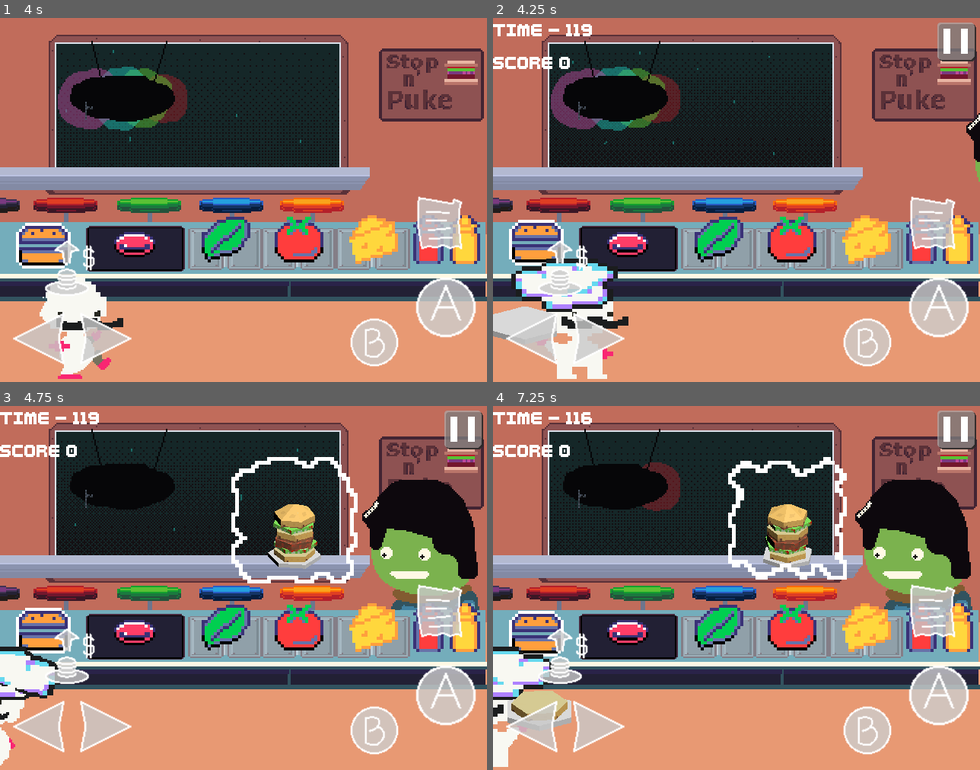
Above: before the commit, frames 1-4 (two rows, left to right).
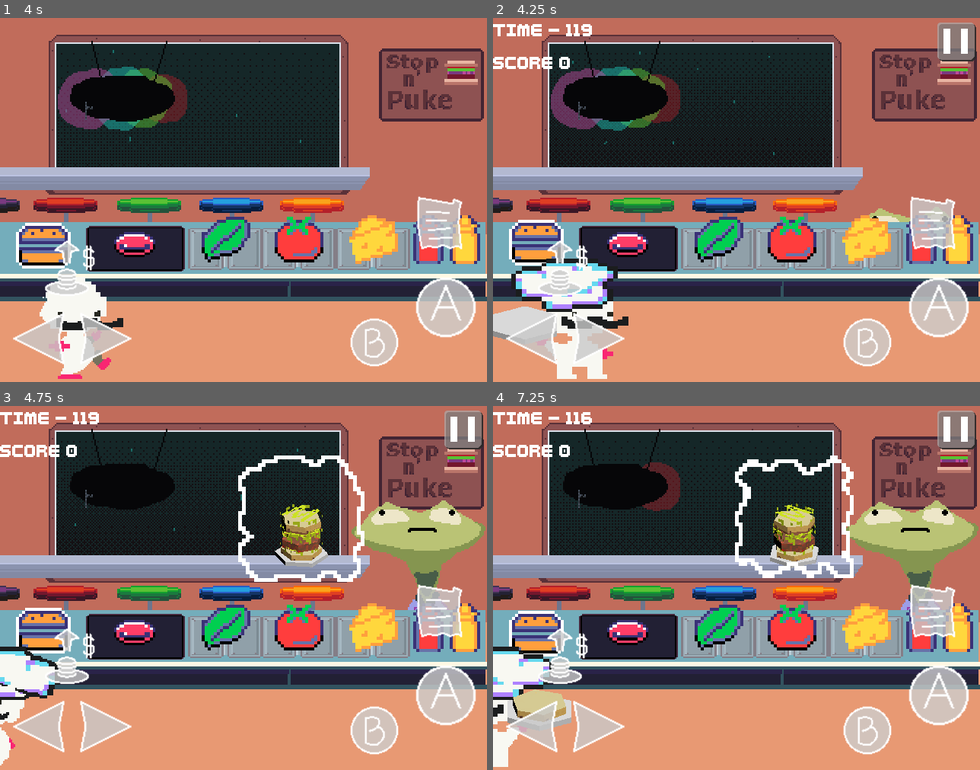
Above: after the commit, the same moments.

Repository: LettucePie/burgert
Game: Godot game, scene res://scenes/play.tscn
Same seed, same stepped clock (60 frames per second), same inputs: the game is played once before the commit and once after it. Sound files missing from this copy of the repository are replaced by a short silence.
Inputs (mouse positions are in pixels of both pictures, inside the frame that each line leads up to):
- Up to frame 1 (4 s): click "Play" at 0.5 s; tap Enter (menu) at 1.25 s; move the mouse to (350, 181) at 1.27 s; hold Right (right) 1.28-2 s; tap Z (confirm) at 1.35, 2.85 s; click (350, 181) at 1.42 s; drag from (146, 218) to (219, 272) at 2.02 s; move the mouse to (292, 119) at 2.77 s; hold Right (right) 2.78-3.5 s; drag from (219, 272) to (97, 145) at 3.52 s
- Up to frame 2 (4.25 s): no input
- Up to frame 3 (4.75 s): move the mouse to (389, 642) at 4.27 s; hold Left (left) from 4.28 s (still down); tap Z (confirm) at 4.35 s
- Up to frame 4 (7.25 s): release Left (left) at 5 s; drag from (590, 533) to (663, 497) at 5.02 s; move the mouse to (760, 588) at 5.77 s; hold Down (down) 5.78-6.5 s; tap Z (confirm) at 5.85 s; click (760, 588) at 5.92 s; drag from (663, 497) to (639, 606) at 6.52 s

Frame 1 is identical in both runs. In frame 2, 0.5% of the frame differs, in the area x 77-100%, y 26-57%; in frame 3, 9.6%; in frame 4, 10%, in the area x 3-100%, y 13-87%.

Commit message:
starting work on next wave of customers

Diff:
--- a/scenes/game/kitchen_a.tscn
+++ b/scenes/game/kitchen_a.tscn
@@ -43,6 +43,7 @@
 [ext_resource type="Texture2D" uid="uid://f6jubesn86as" path="res://assets/images/game/kitchen/large_counter.tres" id="39_ul271"]
 [ext_resource type="Texture2D" uid="uid://dmvku22ms6kgo" path="res://assets/images/game/kitchen/Restaurant_floor.png" id="40_5d7jh"]
 [ext_resource type="Texture2D" uid="uid://dqs8p3c26h7dr" path="res://assets/images/game/kitchen/counter_v2.tres" id="40_arepm"]
+[ext_resource type="Texture2D" uid="uid://b555sav40m4ag" path="res://assets/images/game/customers/customers_wave3_packed.png" id="40_eqbl1"]
 [ext_resource type="Texture2D" uid="uid://dcode7kblp41y" path="res://assets/images/game/kitchen/register.tres" id="41_60jb7"]
 [ext_resource type="Texture2D" uid="uid://cyncm1vjbbtti" path="res://assets/images/game/kitchen/counter_v2_grill.tres" id="42_y6et2"]
 [ext_resource type="Texture2D" uid="uid://xt254ac7wjjk" path="res://assets/images/game/kitchen/counter_v2_alcove.tres" id="43_yb70e"]
@@ -60,6 +61,10 @@
 [ext_resource type="Texture2D" uid="uid://byv5ky3daq3ph" path="res://assets/images/game/kitchen/ketchup_highlight.tres" id="56_782jn"]
 [ext_resource type="Texture2D" uid="uid://cjpq22nblldqw" path="res://assets/images/game/kitchen/mustard.tres" id="57_w4kew"]
 
+[sub_resource type="AtlasTexture" id="AtlasTexture_ywhr8"]
+atlas = ExtResource("40_eqbl1")
+region = Rect2(0, 0, 66, 96)
+
 [sub_resource type="RectangleShape2D" id="RectangleShape2D_dt4bo"]
 size = Vector2(40, 80)
 
@@ -623,7 +628,6 @@
 position = Vector2(264, 145)
 
 [node name="Persistant" type="Node2D" parent="customers" node_paths=PackedStringArray("burger_portal_sprite", "sound_player", "left_area", "right_area", "munch")]
-visible = false
 position = Vector2(-433, 59)
 script = ExtResource("3_488ky")
 customer_name = "Persistant"
@@ -711,6 +715,50 @@
 position = Vector2(540, 124)
 
 [node name="munch" parent="customers/Anxiety" instance=ExtResource("14_rquj2")]
+position = Vector2(481, 127)
+
+[node name="Haircut" type="Node2D" parent="customers" node_paths=PackedStringArray("burger_portal_sprite", "sound_player", "left_area", "right_area", "munch")]
+position = Vector2(0, 218)
+script = ExtResource("3_488ky")
+customer_name = "Haircut"
+orders = Array[PackedStringArray]([PackedStringArray("Bun", "Bun Top")])
+burger_portal_sprite = NodePath("burger_portal_view")
+sound_player = NodePath("AudioStreamPlayer2D")
+left_area = NodePath("Left")
+right_area = NodePath("Right")
+munch = NodePath("munch")
+enter_pos = Vector2(0, 218)
+stay_pos = Vector2(0, 59)
+exit_pos = Vector2(0, 218)
+
+[node name="character" type="Sprite2D" parent="customers/Haircut"]
+position = Vector2(320, 101)
+scale = Vector2(2, 2)
+texture = SubResource("AtlasTexture_ywhr8")
+
+[node name="burger_portal_view" type="Sprite2D" parent="customers/Haircut"]
+position = Vector2(340, 93)
+scale = Vector2(0.275879, 0.275879)
+texture = ExtResource("11_q4v5g")
+
+[node name="thought_cloud" type="AnimatedSprite2D" parent="customers/Haircut/burger_portal_view"]
+position = Vector2(0, -7.24954)
+scale = Vector2(18.8602, 18.8602)
+sprite_frames = ExtResource("12_vq758")
+autoplay = "default"
+
+[node name="AudioStreamPlayer2D" type="AudioStreamPlayer2D" parent="customers/Haircut"]
+position = Vector2(480, 126)
+stream = ExtResource("34_83rug")
+bus = &"SFX"
+
+[node name="Left" type="Marker2D" parent="customers/Haircut"]
+position = Vector2(420, 124)
+
+[node name="Right" type="Marker2D" parent="customers/Haircut"]
+position = Vector2(540, 124)
+
+[node name="munch" parent="customers/Haircut" instance=ExtResource("14_rquj2")]
 position = Vector2(481, 127)
 
 [node name="kitchen_floor" type="Sprite2D" parent="."]
Binary file added: assets/images/game/customers/customers_wave3_packed.png
Not shown, added: assets/images/game/customers/customers_wave3_packed.png.import
Not shown: 1 places in scenes/game/kitchen_a.tscn that only renumber resources
